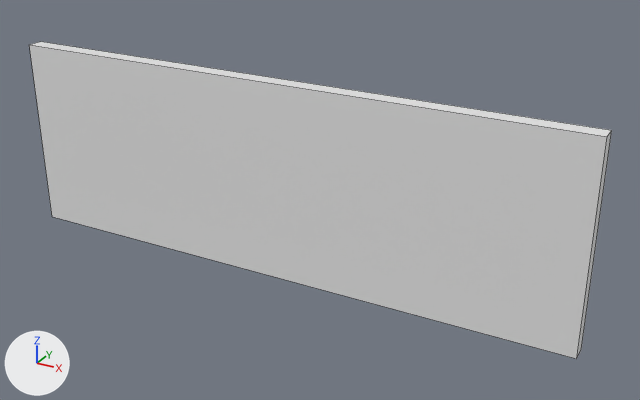
An edit to the FBX model Assets/FBXReadyForImport/UpdatedTiles/Wall_9x3.fbx, drawn before and after from the same camera.
The view is the same before and after, from a 50 mm lens placed at (6.24, -10.21, 6.4), pointed at (0.59, 0.08, 1.26). The axes (+X, +Y, +Z) are drawn at lower left. The lights are the same throughout. Mesh edges are drawn as thin lines.

Names of what the first picture shows: 'Wall_9x3'.
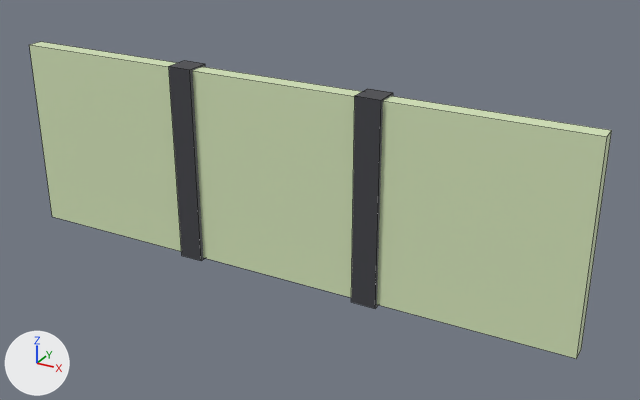
Boxes [x1, y1, x2, y2] around the edits, measured in the pictures (640 x 400 px):
part 1 of me_cube_037, added
    after: [351, 89, 393, 308]
part 2 of me_cube_037, added
    after: [169, 60, 205, 261]
part 3 of me_cube_037, recoloured (grey to green)
    both: [29, 42, 612, 359]

The change in detail:
Material 'Stucco' (mat_stucco) is new.
Its base color is (0.681, 0.8, 0.5) (green #d7e7bc).
Material 'Stone' (mat_stone) is new.
Its base color is (0.0559, 0.0574, 0.0668) (dark grey #434449).
me_cube_037 is used by ob_wall_9x3; location (0.0, 0.0, 0.0).
me_cube_037 had 8 vertices, 6 faces and spanned x -4.5..4.5, y -0.25..0.0, z 0.0..3.0.
me_cube_037 now has 24 vertices, 18 faces and spans x -4.5..4.5, y -0.31..0.06, z -0.03..3.03.
me_cube_037 part 1: a new loose piece, a box spanning x 1.31..1.69, y -0.31..0.06, z -0.03..3.03, in mat_stone (dark grey #434449).
me_cube_037 part 2: a new loose piece, a box spanning x -1.69..-1.31, y -0.31..0.06, z -0.03..3.03, in mat_stone (dark grey #434449).
me_cube_037 part 3: 6 faces spanning x -4.5..4.5, y -0.25..0.0, z 0.0..3.0 switch from no material to mat_stucco (green #d7e7bc).
me_cube_037 now uses material mat_stone (dark grey #434449).
